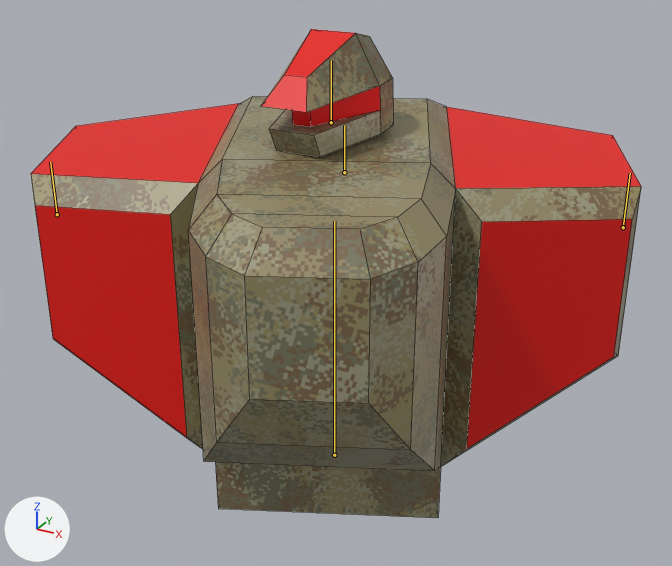
Before and after pictures for a commit that changed the Blender file resources/mechparts/body/mech_body09.blend.
Camera for both pictures: a 50 mm camera at (0.764, -1.385, 1.072) aimed at (0.034, -0.058, 0.408). Lighting does not change. The marker at lower left points along +X, +Y and +Z. Both versions are drawn at frame 15 of the action 'melee_left'; the numbers are the values there. The bones that bend it are drawn over the model as lines. Mesh edges are drawn as thin lines.

The first picture shows 'body'.
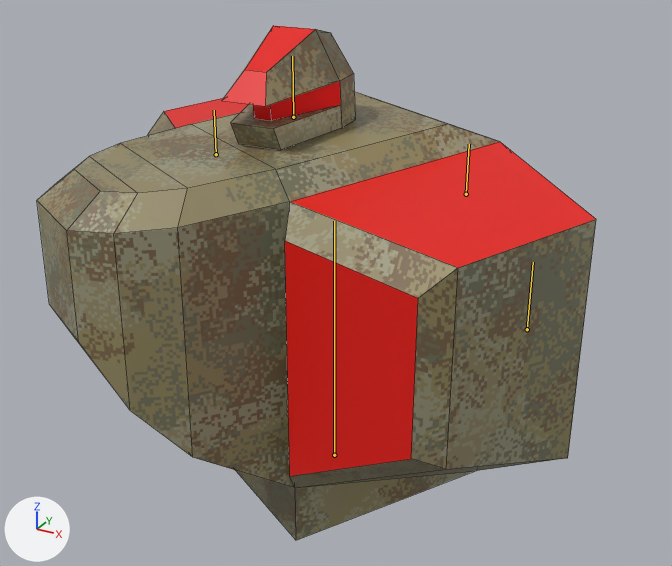
Changed parts and their boxes [x1, y1, x2, y2] in the pictures (672 x 566 px):
```json
{"object": "body", "change": "posed", "before": [31, 29, 641, 518], "after": [37, 26, 596, 540], "on screen": "8% narrower"}
{"bone": "head", "before": "(331, 122) to (331, 60)", "after": "(293, 117) to (292, 56)"}
```

Scene script edits in JSON lines:
```json
{"block": "bone_body", "where": "bone_body = bpy.data.objects['Armature'].pose.bones['body']"}
{"op": "set", "path": "bone_body.rotation_quaternion", "old": "(0.972, 0.0, 0.214, 0.0)", "new": "(0.966, 0.0, -0.259, 0.0)", "note": "degrees (0, 25, 0) -> degrees (0, -30, 0)"}
{"block": "bone_head", "where": "bone_head = bpy.data.objects['Armature'].pose.bones['head']  # child of 'body'"}
{"op": "set", "path": "bone_head.rotation_quaternion", "old": "(0.972, 0.0, -0.214, 0.0)", "new": "(0.966, 0.0, 0.259, 0.0)", "note": "degrees (0, -25, 0) -> degrees (0, 30, 0)"}
```
